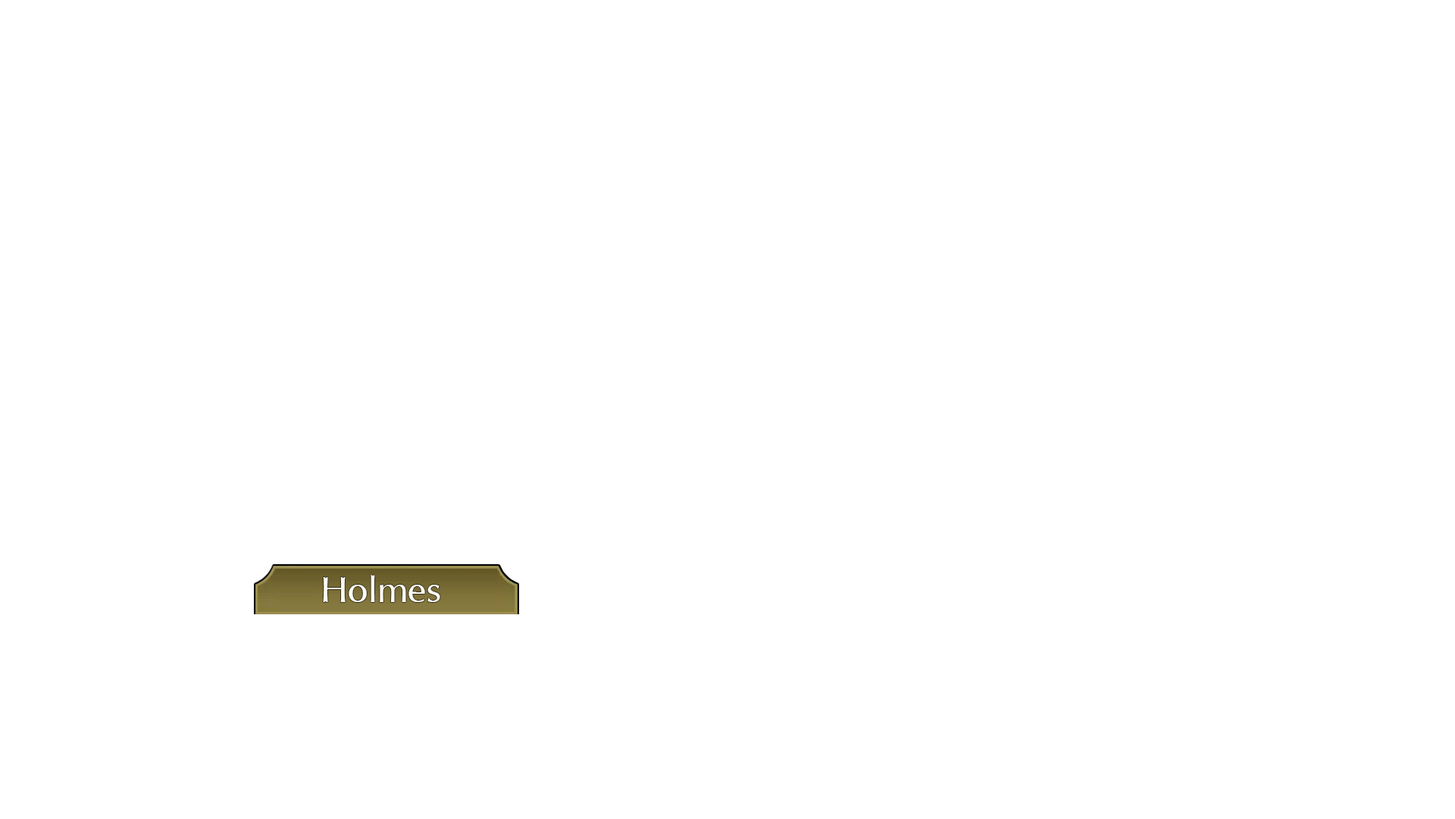
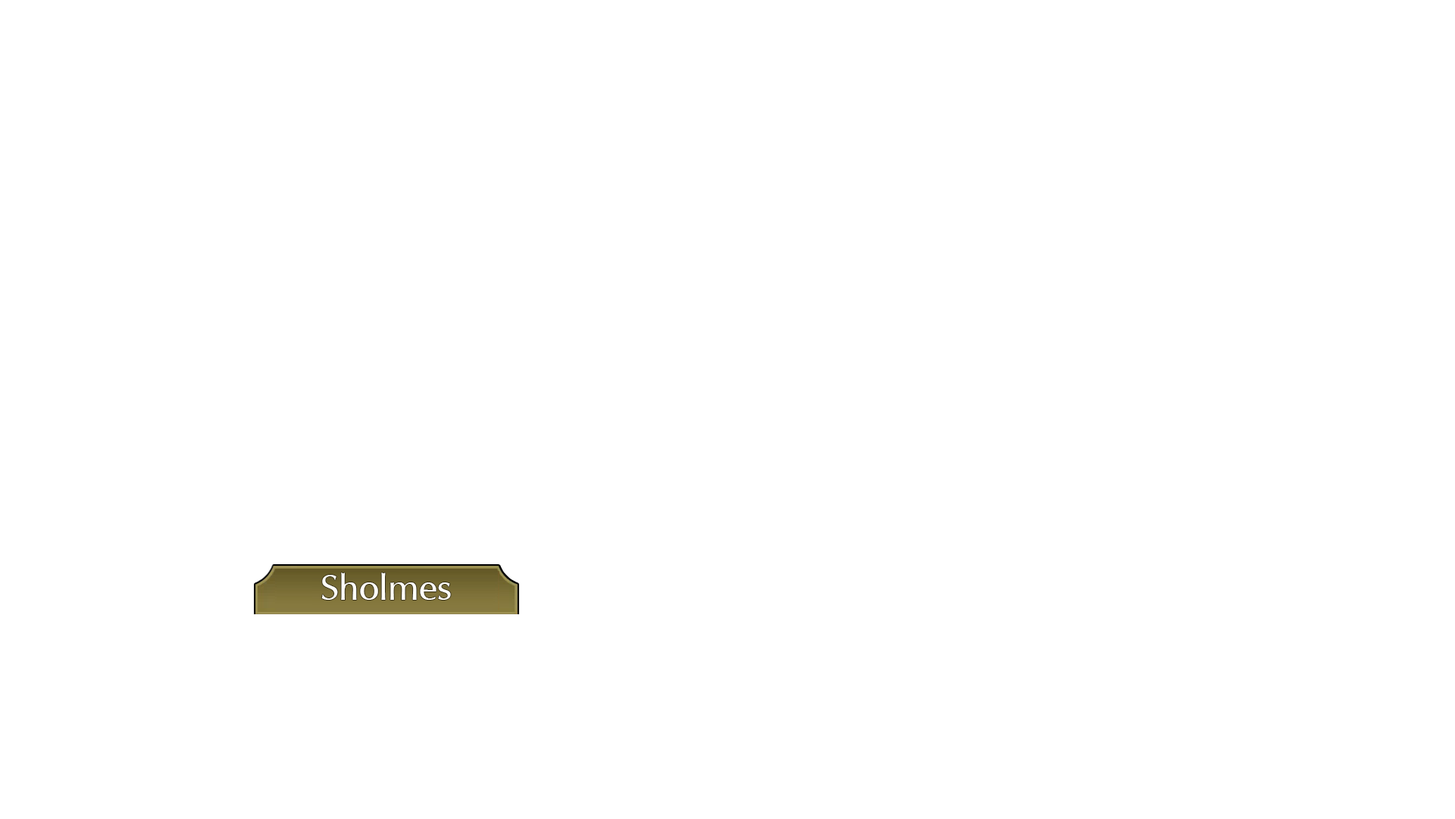
Layered file, before and after one edit (1455x819). Changes by layer:
renamed "Holmes" to "Sholmes", painted on it over [321, 572, 452, 603]
